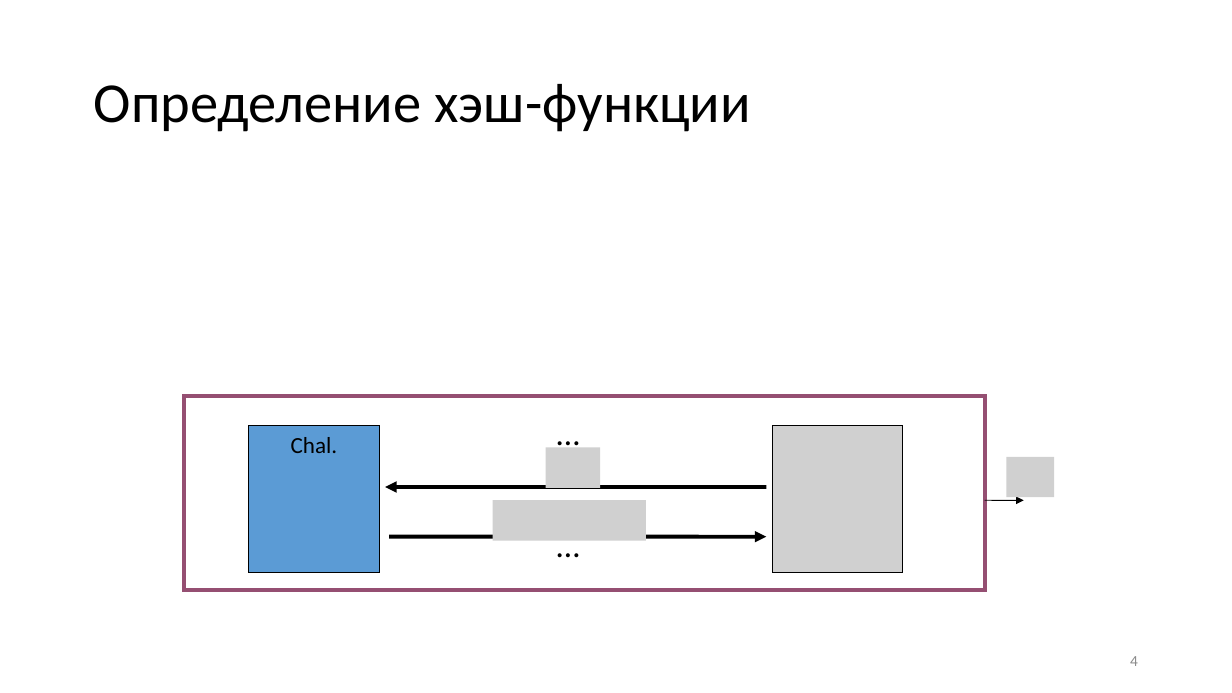
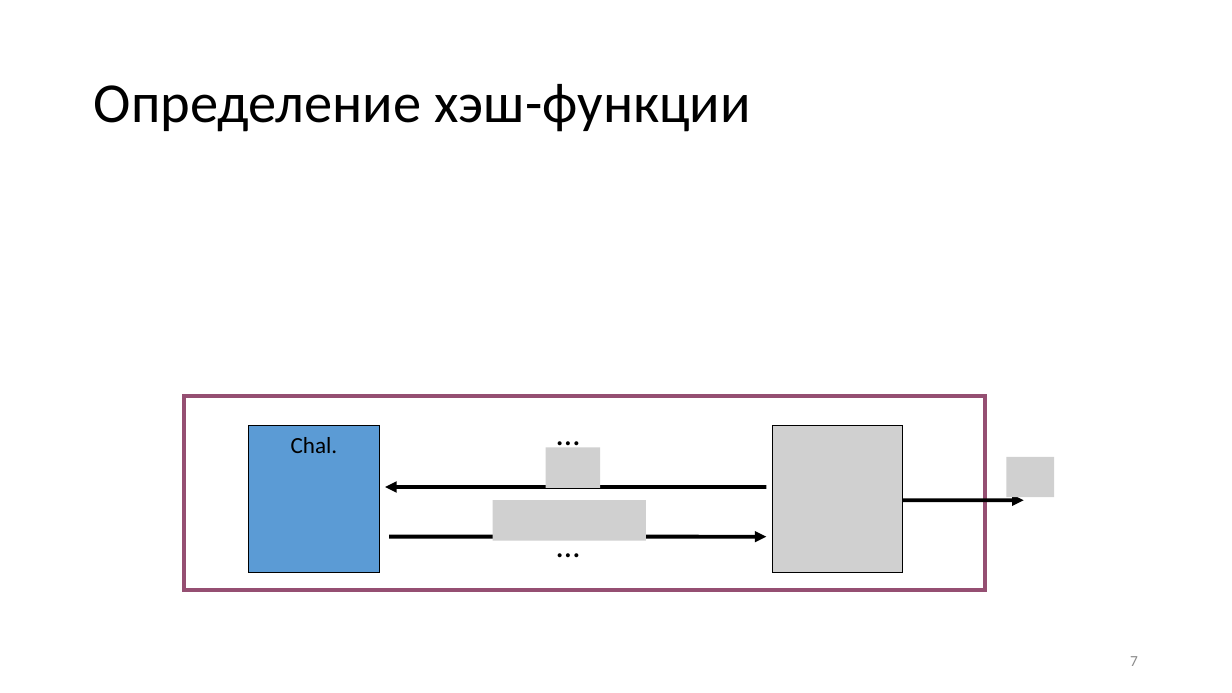
Before and after one commit to CryptoCourse/CryptoLectures, a slide deck: slide 7 of Lectures/Lecture11.pptx (slide 4 before the commit). Drawn at 1232x693 pixels with LibreOffice and Linux fonts; fonts in the diff are those of the drawing; grey boxes stand for pictures. Boxes give left, top, right and bottom in pixels: in the first picture for what was removed or moved away, otherwise in the second. Text is boxed around its words. In the diff, an @@ line names an element or a change of style, - is before the commit and + after.

```diff
--- a/Lectures/Lecture11.pptx
+++ b/Lectures/Lecture11.pptx
@@ arrow moved from (985, 500) - (1024, 500) to (903, 500) - (1024, 500) @@
@@ arrow (903, 500) - (1024, 500): stroke #000000 0.75 pt to #000000 3 pt @@
@@ page number at bbox=[1130, 656, 1138, 666]: text changed @@
-4
+7
```
Also in this commit, not shown: 2 other slides changed, 3 slides added, 1 other file.
